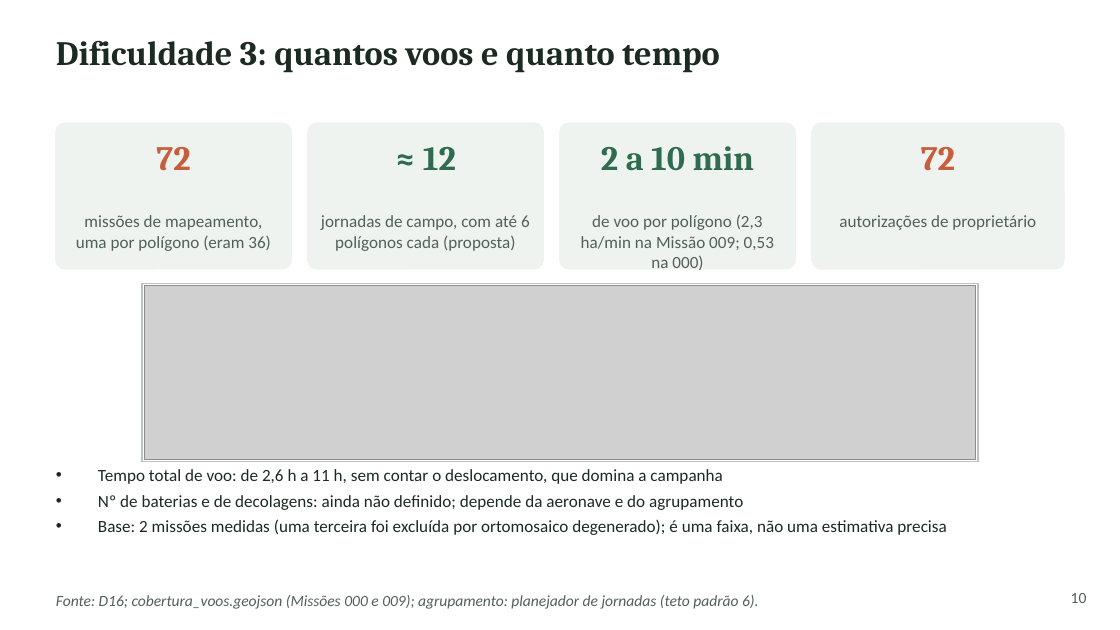
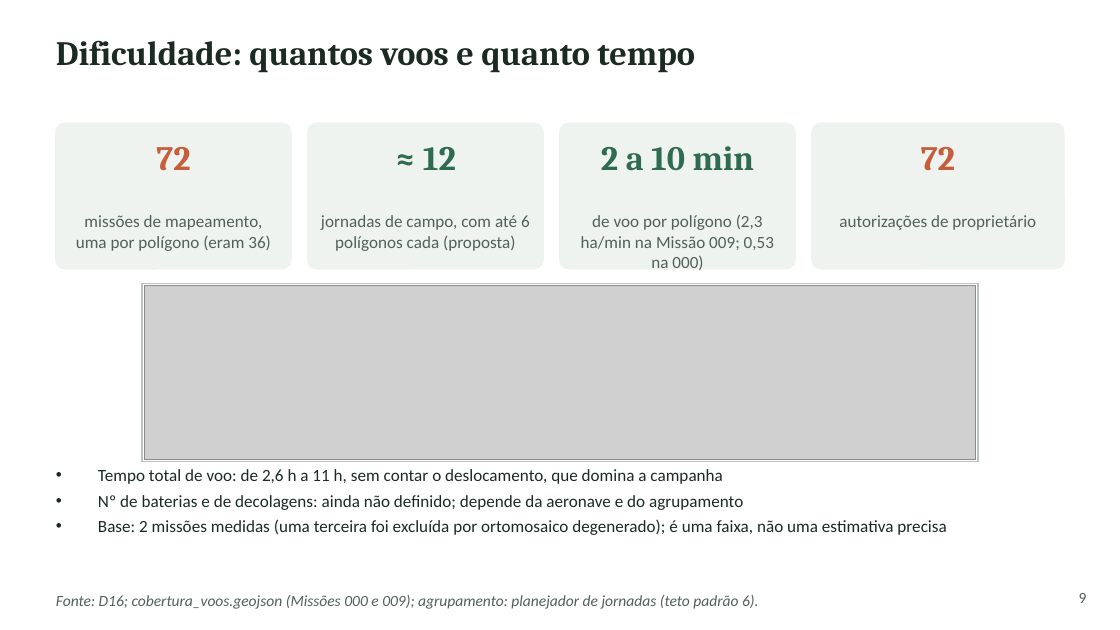
Before and after one commit to RedZardoz/localizador-erosao-v02, a slide deck: slide 9 of docs/Apresentacao_SAREL_Plataforma_Metodo_Desafios.pptx (slide 10 before the commit). Drawn at 1120x630 pixels with LibreOffice and Linux fonts; fonts in the diff are those of the drawing; grey boxes stand for pictures. Boxes give left, top, right and bottom in pixels: in the first picture for what was removed or moved away, otherwise in the second. Text is boxed around its words. In the diff, an @@ line names an element or a change of style, - is before the commit and + after.

```diff
--- a/docs/Apresentacao_SAREL_Plataforma_Metodo_Desafios.pptx
+++ b/docs/Apresentacao_SAREL_Plataforma_Metodo_Desafios.pptx
@@ text at (56,40,695,73): text changed @@
-Dificuldade 3: quantos voos e quanto tempo
+Dificuldade: quantos voos e quanto tempo
@@ text at (1079,593,1087,603): text changed @@
-10
+9
```
Also in this commit, not shown: 7 other slides changed, 1 slide removed.
